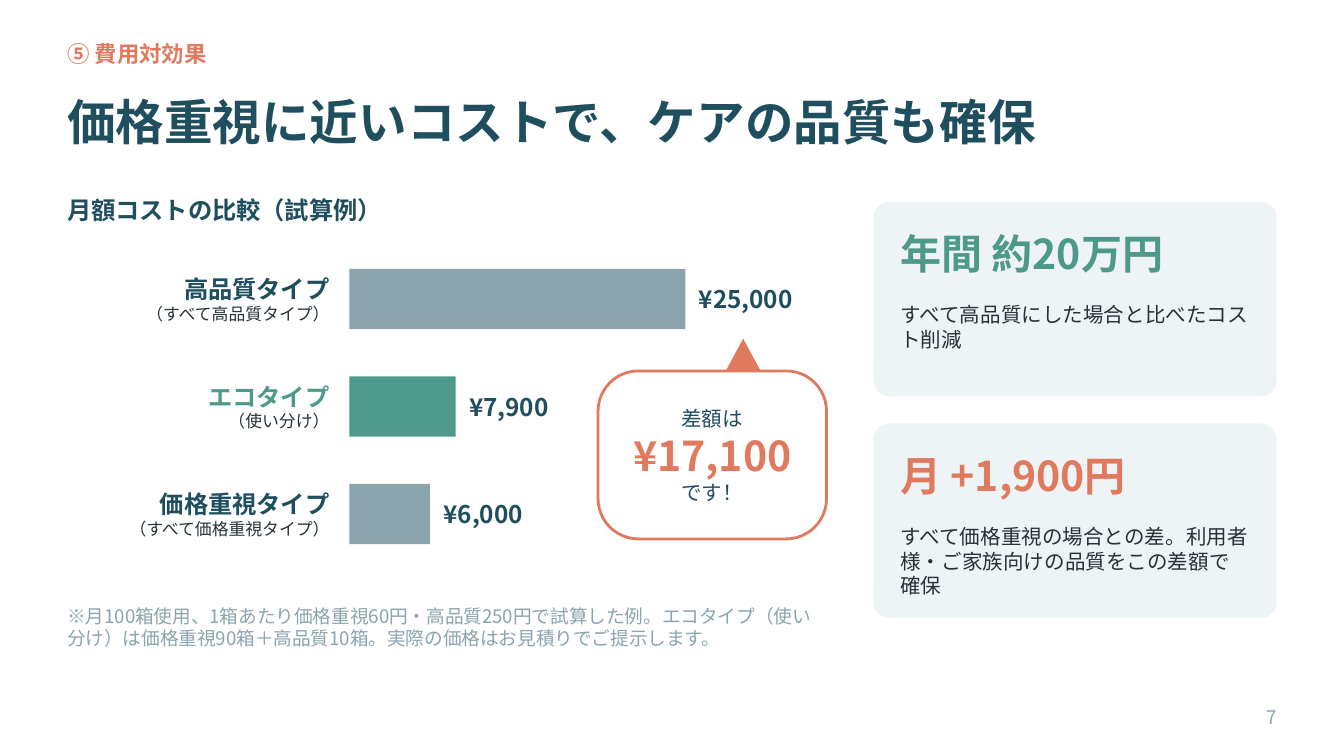
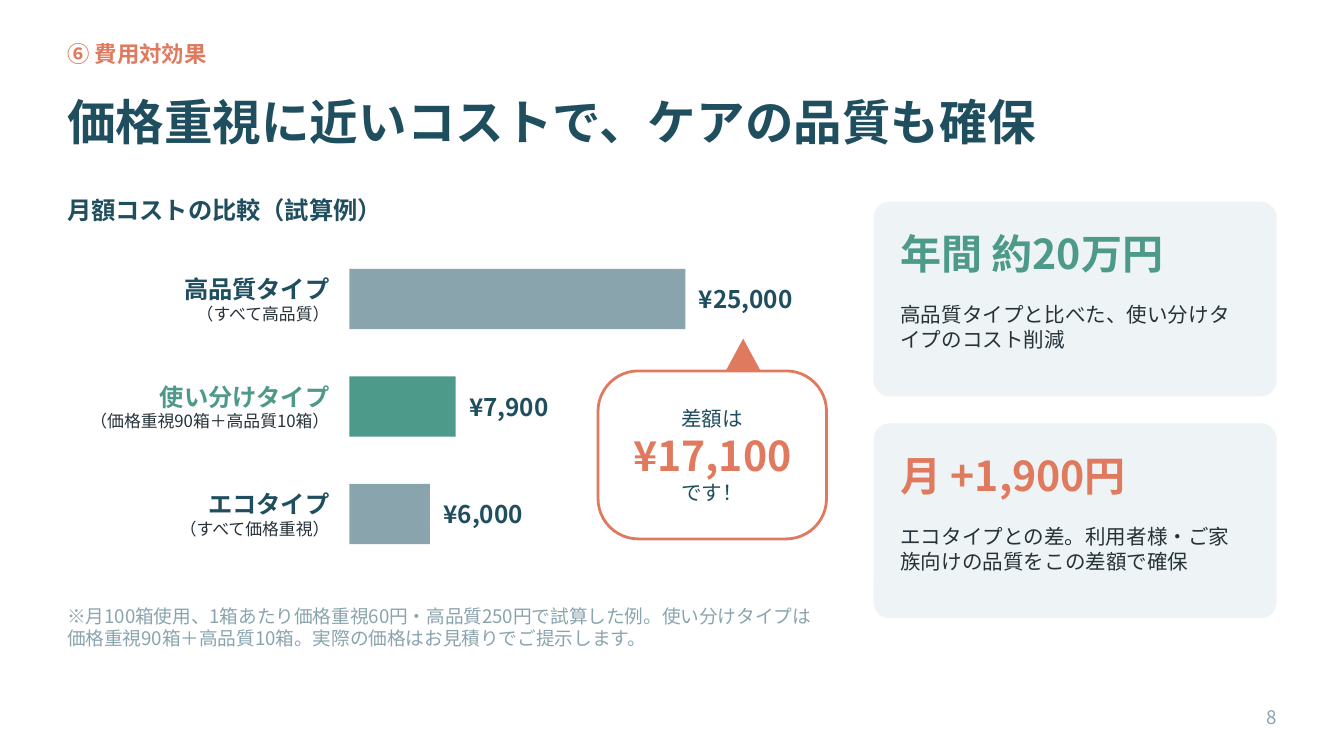
Before and after one commit to ha19870907-a11y/turbo-disco, a slide deck: slide 8 of tissue_sales_roleplay.pptx (slide 7 before the commit). Drawn at 1344x756 pixels with LibreOffice and Linux fonts; fonts in the diff are those of the drawing. Boxes give left, top, right and bottom in pixels: in the first picture for what was removed or moved away, otherwise in the second. Text is boxed around its words. In the diff, an @@ line names an element or a change of style, - is before the commit and + after.

```diff
--- a/tissue_sales_roleplay.pptx
+++ b/tissue_sales_roleplay.pptx
@@ text at box(67, 43, 207, 64): text changed @@
-⑤ 費用対効果
+⑥ 費用対効果
@@ text at box(197, 305, 330, 322): text changed @@
-（すべて高品質タイプ）
+（すべて高品質）
@@ text at box(900, 305, 1229, 349): text changed @@
-すべて高品質にした場合と比べたコスト削減
+高品質タイプと比べた、使い分けタイプのコスト削減
@@ text at box(90, 385, 330, 429): text changed @@
-エコタイプ
-（使い分け）
+使い分けタイプ
+（価格重視90箱＋高品質10箱）
@@ text at box(180, 492, 330, 537): text changed @@
-価格重視タイプ
-（すべて価格重視タイプ）
+エコタイプ
+（すべて価格重視）
@@ text at box(900, 526, 1229, 571): text changed @@
-すべて価格重視の場合との差。利用者様・ご家族向けの品質をこの差額で確保
+エコタイプとの差。利用者様・ご家族向けの品質をこの差額で確保
@@ text at box(67, 607, 811, 647): text changed @@
-※月100箱使用、1箱あたり価格重視60円・高品質250円で試算した例。エコタイプ（使い分け）は価格重視90箱＋高品質10箱。実際の価格はお見積りでご提示します。
+※月100箱使用、1箱あたり価格重視60円・高品質250円で試算した例。使い分けタイプは価格重視90箱＋高品質10箱。実際の価格はお見積りでご提示します。
@@ page number at box(1267, 710, 1277, 724): text changed @@
-7
+8
```
Also in this commit, not shown: 2 other slides changed, 1 slide added, 1 other file.
